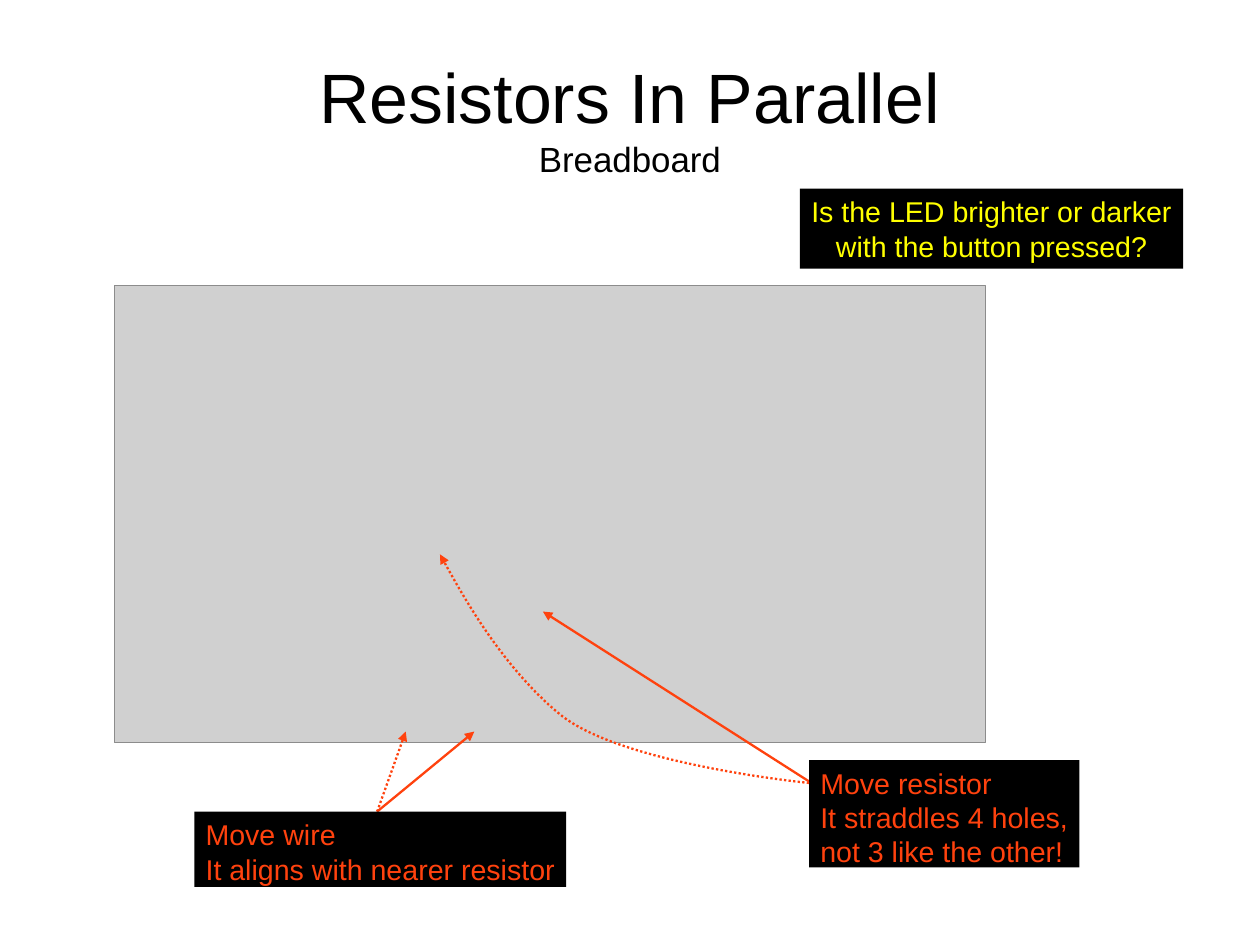
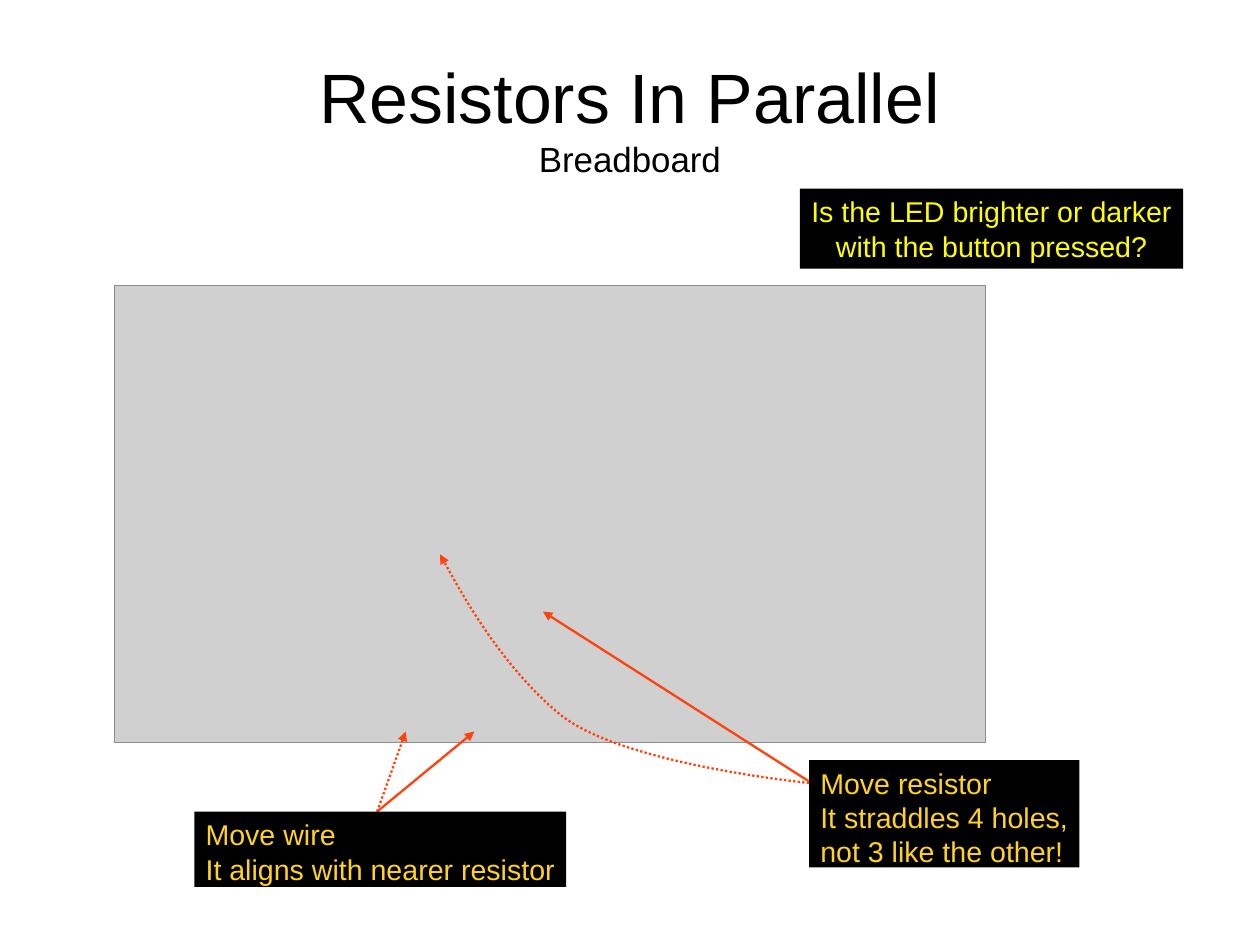
Before and after one commit to swarren/presentations, a slide deck: slide 30 of lcs-electronics-intro/lcs-electronics-intro.odp. Drawn at 1260x945 pixels with LibreOffice and Linux fonts; fonts in the diff are those of the drawing; grey boxes stand for pictures; background and template pictures are left out. Boxes give left, top, right and bottom in pixels: in the first picture for what was removed or moved away, otherwise in the second. Text is boxed around its words. In the diff, an @@ line names an element or a change of style, - is before the commit and + after.

Commit message:
Update presentation colors for LCS projector
The LCS projector isn't very bright, so convert dark orange text to
brighter yellow to make it easier to read.

(At least, I think that's what this commit does; these changes were lying
around in my local directory for a while and I forgot about them...)

```diff
--- a/lcs-electronics-intro/lcs-electronics-intro.odp
+++ b/lcs-electronics-intro/lcs-electronics-intro.odp
@@ rectangle "Move resistor" at <box>810,760,1080,868</box>: text colour #FF420E to #FFD320 @@
@@ rectangle "Move wire" at <box>194,812,566,887</box>: text colour #FF420E to #FFD320 @@
```
Also in this commit, not shown: 9 other slides changed, 2 other files.
